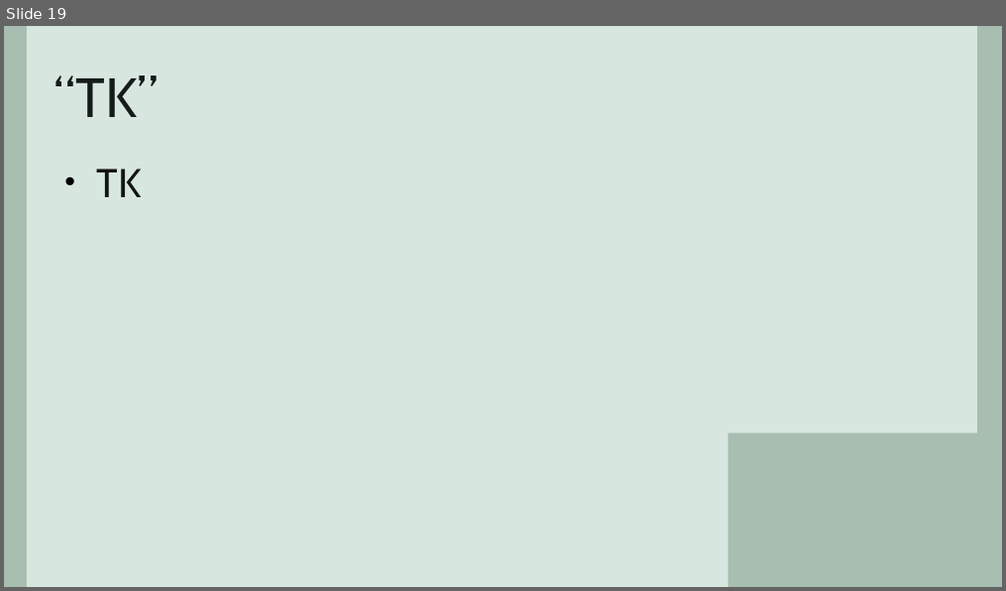
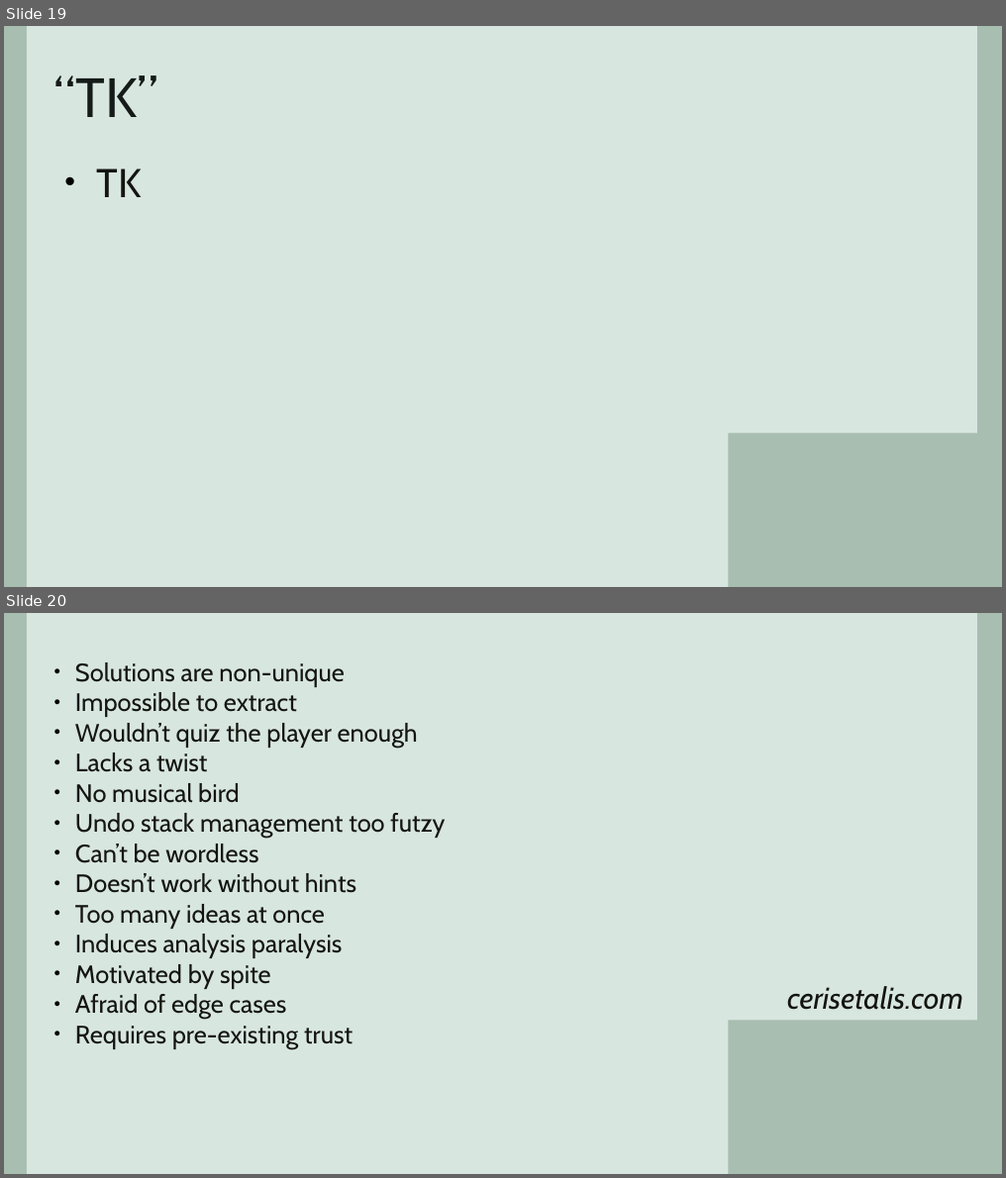
Before and after one commit to ZacharyTalis/thinky-talk, a slide deck: thinky-talk.odp. Shown one above the other, each under a label of ours: slide 19 before the commit, slides 19 and 20 after it. The pictures are 1006x591 and 1006x1178 pixels, drawn with LibreOffice and Linux fonts; fonts in the diff are those of the drawing. Boxes give left, top, right and bottom in pixels: in the first picture for what was removed or moved away, otherwise in the second. Text is boxed around its words. In the diff, an @@ line names an element or a change of style, - is before the commit and + after.

```diff
--- a/thinky-talk.odp
+++ b/thinky-talk.odp
@@ slide 20 added at <box>4,613,1002,1174</box>, background #A7BEB0; not listed: 2 template elements that a slide beside it also shows @@
@@ subtitle added at <box>75,663,445,1050</box>, 20 pt, text #141510 @@
+● Solutions are non-unique
+● Impossible to extract
+● Wouldn’t quiz the player enough
+● Lacks a twist
+● No musical bird
+● Undo stack management too futzy
+● Can’t be wordless
+● Doesn’t work without hints
+● Too many ideas at once
+● Induces analysis paralysis
+● Motivated by spite
+● Afraid of edge cases
+● Requires pre-existing trust
@@ text added at <box>787,986,963,1010</box>, 24 pt, text #141510, italic @@
+cerisetalis.com
```
Also in this commit, not shown: 3 slides changed, 1 other slide added, 2 slides removed.
